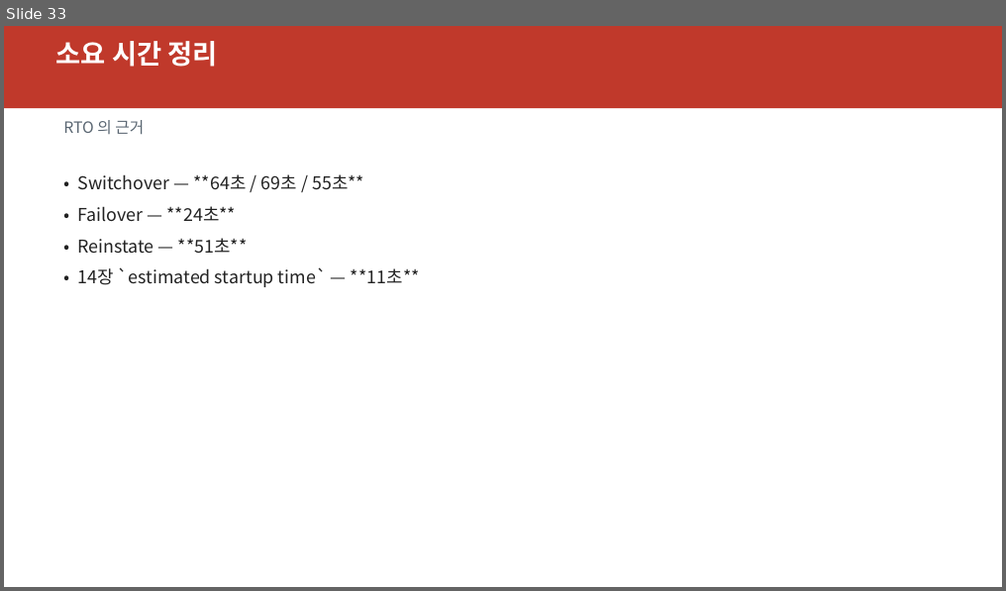
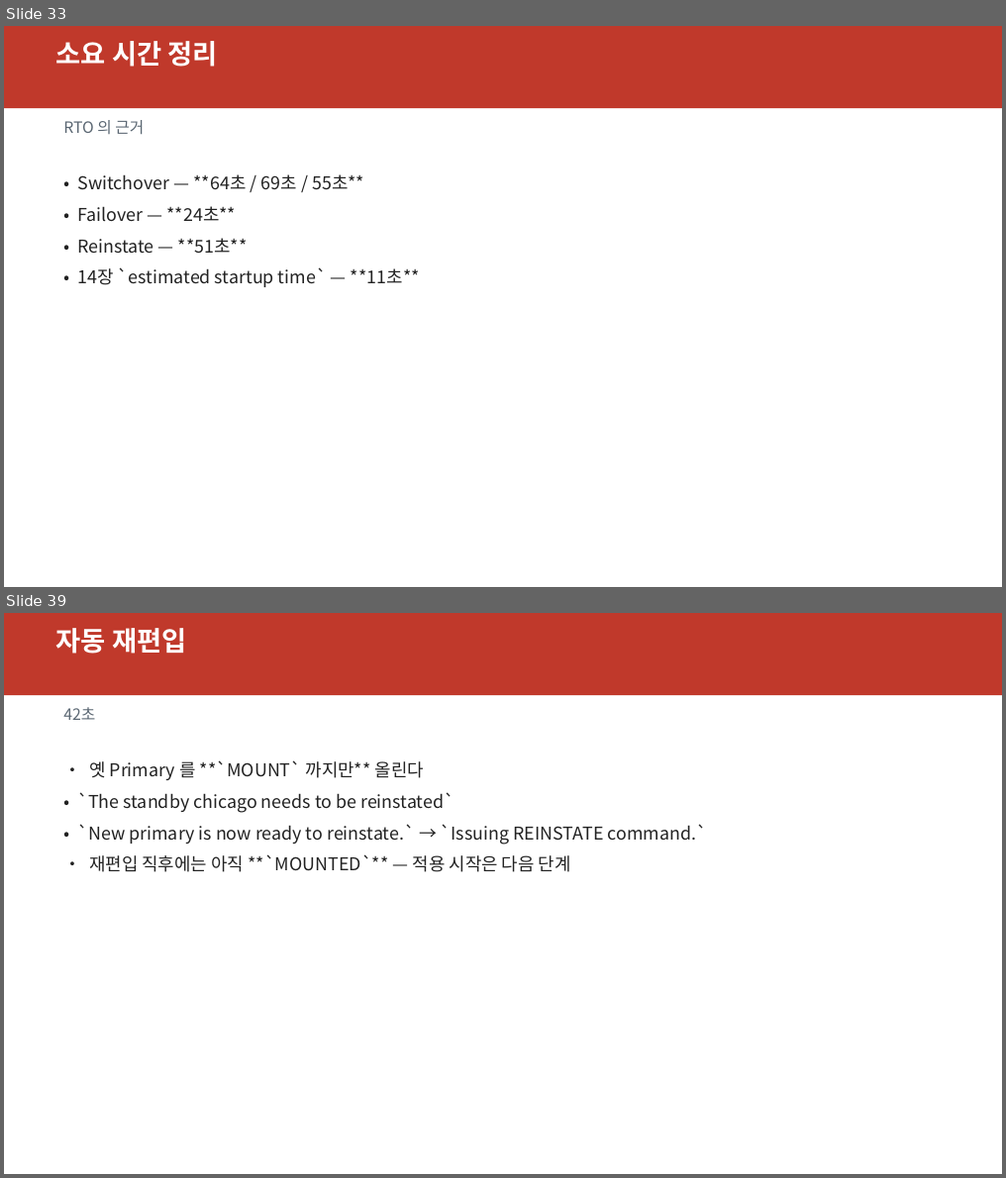
Before and after one commit to elpisk/OracleManual, a slide deck: ADG/16장/16장_역할전환과이후운영.pptx. Shown one above the other, each under a label of ours: slide 33 before the commit, slides 33 and 39 after it; the slides between them are not shown. The pictures are 1006x591 and 1006x1178 pixels, drawn with LibreOffice and Linux fonts; fonts in the diff are those of the drawing. Boxes give left, top, right and bottom in pixels: in the first picture for what was removed or moved away, otherwise in the second. Text is boxed around its words. In the diff, an @@ line names an element or a change of style, - is before the commit and + after.

```diff
--- a/ADG/16장/16장_역할전환과이후운영.pptx
+++ b/ADG/16장/16장_역할전환과이후운영.pptx
@@ slide 39 added at <box>4,613,1002,1174</box>, background #FFFFFF @@
@@ rectangle added at <box>4,613,1002,695</box>, fill #C0392B @@
@@ text added at <box>56,628,186,654</box>, 26 pt, text #FFFFFF, bold @@
+자동 재편입
@@ text added at <box>63,707,95,720</box>, 15 pt, text #5A6672 @@
+42초
@@ text added at <box>77,761,707,872</box>, 17 pt, text #222222 @@
+• 옛 Primary 를 **`MOUNT` 까지만** 올린다
+• `The standby chicago needs to be reinstated`
+• `New primary is now ready to reinstate.` → `Issuing REINSTATE command.`
+• 재편입 직후에는 아직 **`MOUNTED`** — 적용 시작은 다음 단계
```
Also in this commit, not shown: 1 slide changed, 9 other slides added, 7 other files.
